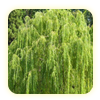
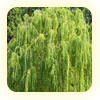
Layers edited between the first and the second (100, 100) image:
added layer "willow" (1st of 2, in "Small pictures") in group "Small pictures" over [7, 7, 92, 92]
hid "willow" (2nd of 2, in "Small pictures") over [8, 9, 93, 94]
